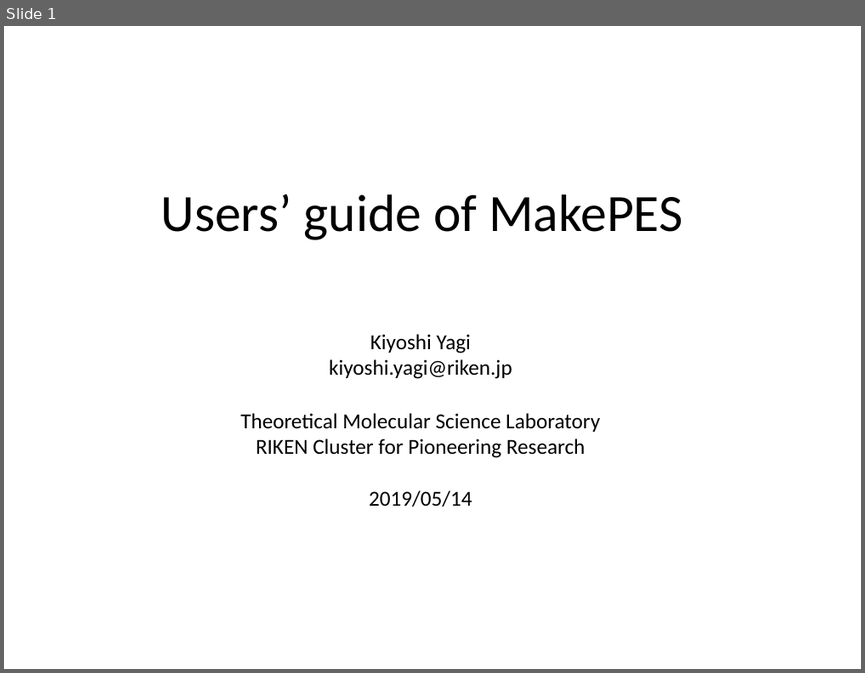
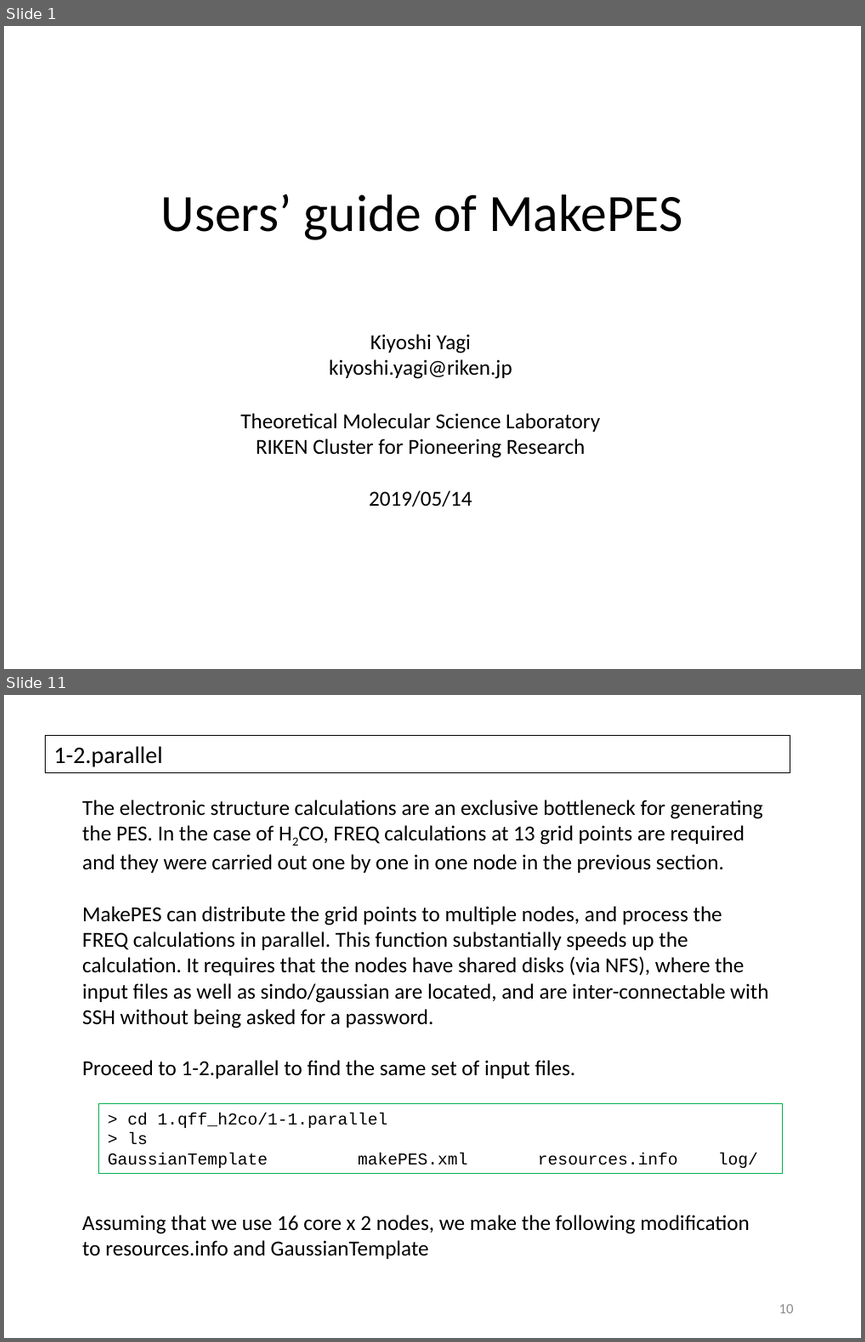
Before and after one commit to yagikiyoshi/sindo, a slide deck: doc/MakePES/usage_MakePES.pptx. Shown one above the other, each under a label of ours: slide 1 before the commit, slides 1 and 11 after it; the slides between them are not shown. The pictures are 865x673 and 865x1342 pixels, drawn with LibreOffice and Linux fonts; fonts in the diff are those of the drawing. Boxes give left, top, right and bottom in pixels: in the first picture for what was removed or moved away, otherwise in the second. Text is boxed around its words. In the diff, an @@ line names an element or a change of style, - is before the commit and + after.

```diff
--- a/doc/MakePES/usage_MakePES.pptx
+++ b/doc/MakePES/usage_MakePES.pptx
@@ slide 11 added at box(4, 695, 861, 1338), background #FFFFFF @@
@@ rectangle added at box(45, 735, 789, 773), outline #000000 0.75 pt, 20 pt, text #000000 @@
+1-2.parallel
@@ text added at box(82, 800, 768, 1259), 18 pt, text #000000 @@
+The electronic structure calculations are an exclusive bottleneck for generating the PES. In the case of H2CO, FREQ calculations at 13 grid points are required and they were carried out one by one in one node in the previous section.
+MakePES can distribute the grid points to multiple nodes, and process the FREQ calculations in parallel. This function substantially speeds up the calculation. It requires that the nodes have shared disks (via NFS), where the input files as well as sindo/gaussian are located, and are inter-connectable with SSH without being asked for a password.
+Proceed to 1-2.parallel to find the same set of input files.
+Assuming that we use 16 core x 2 nodes, we make the following modification to resources.info and GaussianTemplate
@@ rectangle added at box(99, 1104, 782, 1173), outline #00B050 0.75 pt, 14 pt, text #000000 @@
+> cd 1.qff_h2co/1-1.parallel
+> ls
+GaussianTemplate makePES.xml resources.info log/
@@ page number added at box(779, 1304, 794, 1313), 12 pt, text #8C8C8C @@
+10
```
Also in this commit, not shown: 12 slides changed, 35 other slides added, 4 slides removed, 4 other files.
